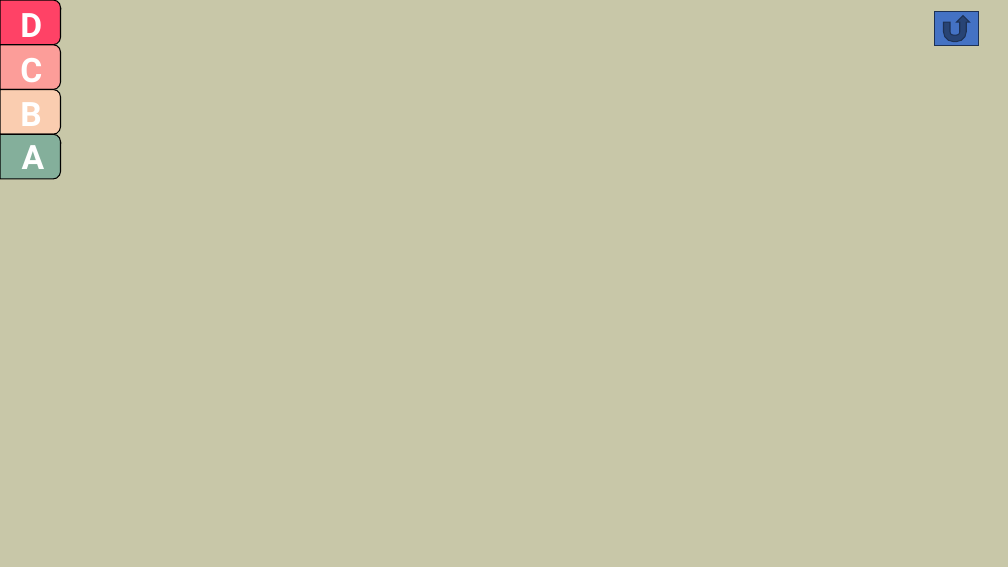
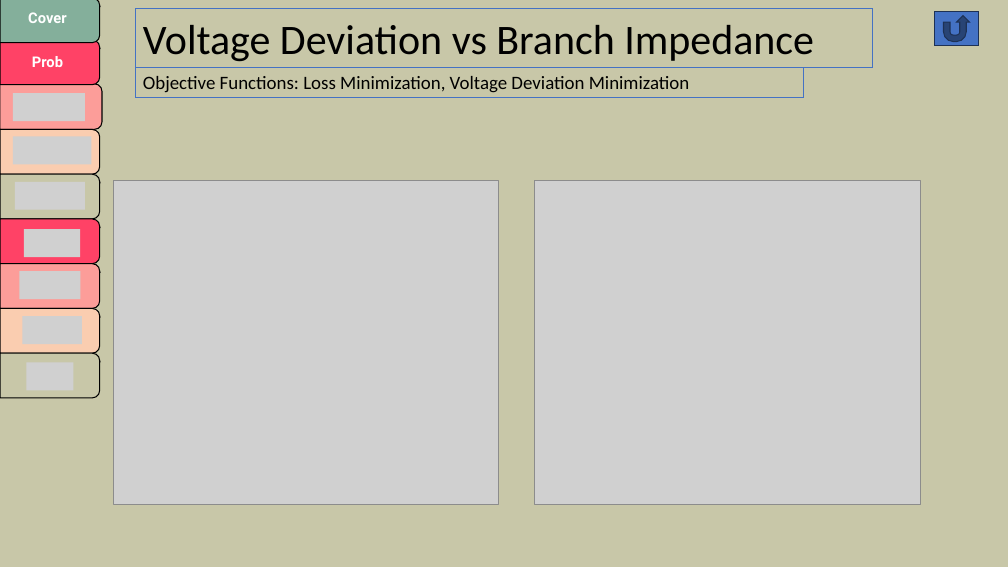
Before and after one commit to Realife-Brahmin/OriginalDocsHub-WSU-OneDrive, a slide deck: slide 9 of largeDistributionModelStudies_aryan_ritwajeet_jha.pptx (slide 7 before the commit). Drawn at 1008x567 pixels with LibreOffice and Linux fonts; fonts in the diff are those of the drawing; grey boxes stand for pictures. Boxes give left, top, right and bottom in pixels: in the first picture for what was removed or moved away, otherwise in the second. Text is boxed around its words. In the diff, an @@ line names an element or a change of style, - is before the commit and + after.

```diff
--- a/largeDistributionModelStudies_aryan_ritwajeet_jha.pptx
+++ b/largeDistributionModelStudies_aryan_ritwajeet_jha.pptx
@@ rectangle added at [135,8,873,67], outline #4472C4 0.75 pt, 40 pt, text #000000 @@
+Voltage Deviation vs Branch Impedance
@@ rectangle added at [135,67,804,98], outline #4472C4 0.75 pt, 18 pt, text #000000 @@
+Objective Functions: Loss Minimization, Voltage Deviation Minimization
@@ picture added at [113,181,499,505] @@
@@ picture added at [535,181,920,505] @@
@@ group added at [0,0,102,398]: 9 round same rects, 7 pictures, 2 texts @@
+Prob
+Cover
```
Also in this commit, not shown: 5 other slides changed, 3 slides added, 1 slide removed.
